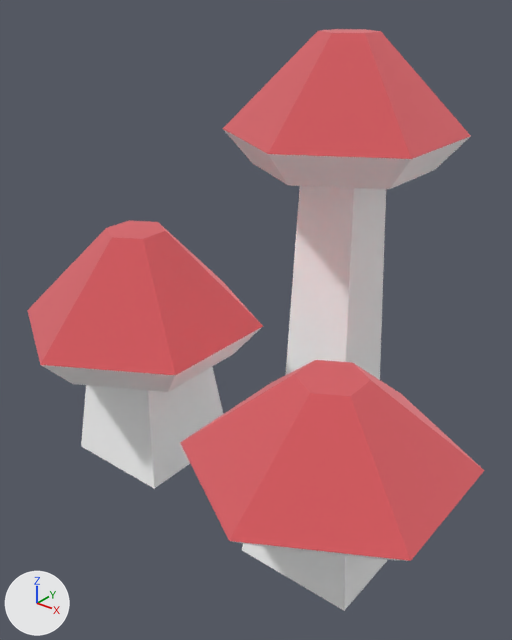
An edit to the glTF model packs/nature-kit/mushroom-redgroup.glb, drawn before and after from the same camera.
Before and after are seen from a 50 mm lens placed at (0.221, -0.316, 0.228), pointed at (-0.006, -0.033, 0.052). Every picture has the same lights, and +X, +Y and +Z are marked at lower left. The first picture is the older version. Where no turn or scale is listed for an object, it has been applied to the vertices.

The first picture shows 'mushroom_redGroup'.
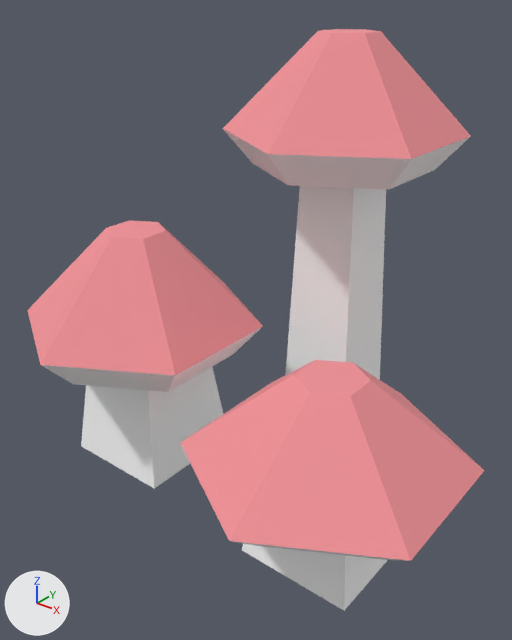
The change, as a list of edits to the scene's bpy script:
```text
Change mat_defaultmat:
    mat_defaultmat.metallic: 1.0 -> 0.0
Change mat_colorred:
    mat_colorred.metallic: 1.0 -> 0.0
Remove ob_tmpparent:
    ob_tmpparent = bpy.data.objects.new('tmpParent', None)
    ob_tmpparent.location = (0.0, 0.0, 0.0)
```

Boxes (x1, y1, x2, y2) around the edits, measured in the pictures (512 x 640 px):
'mushroom_redGroup', surface changed (lighter)
    both: (27, 29, 485, 561)
